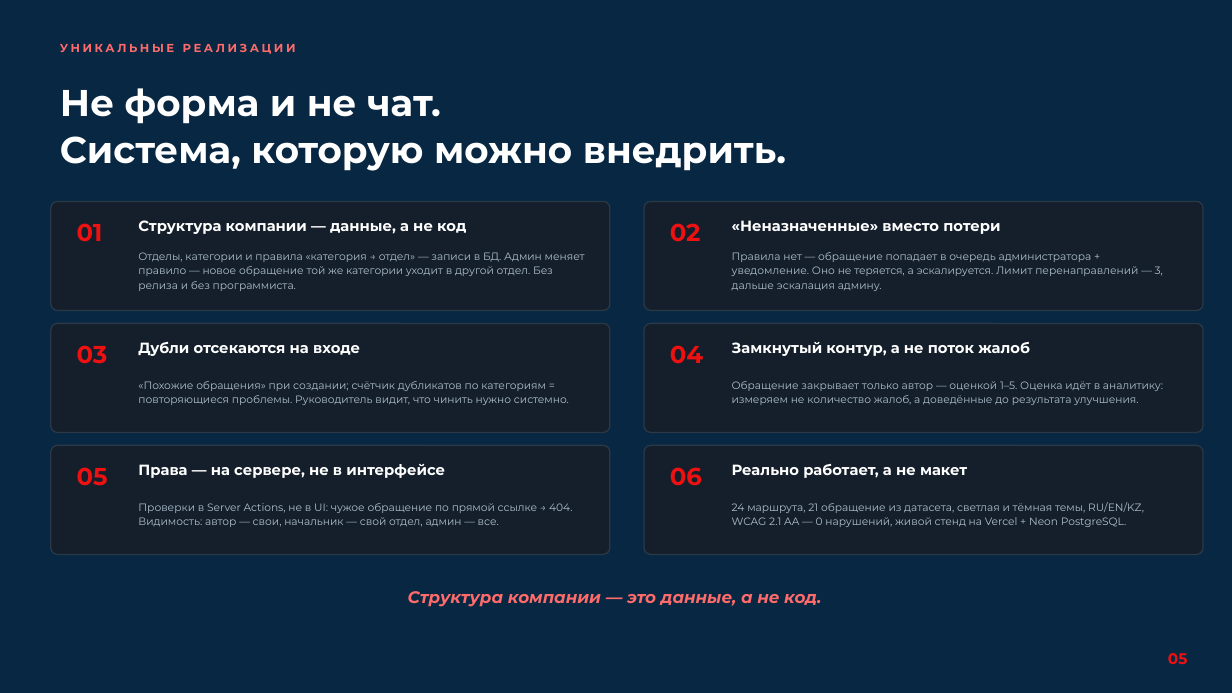
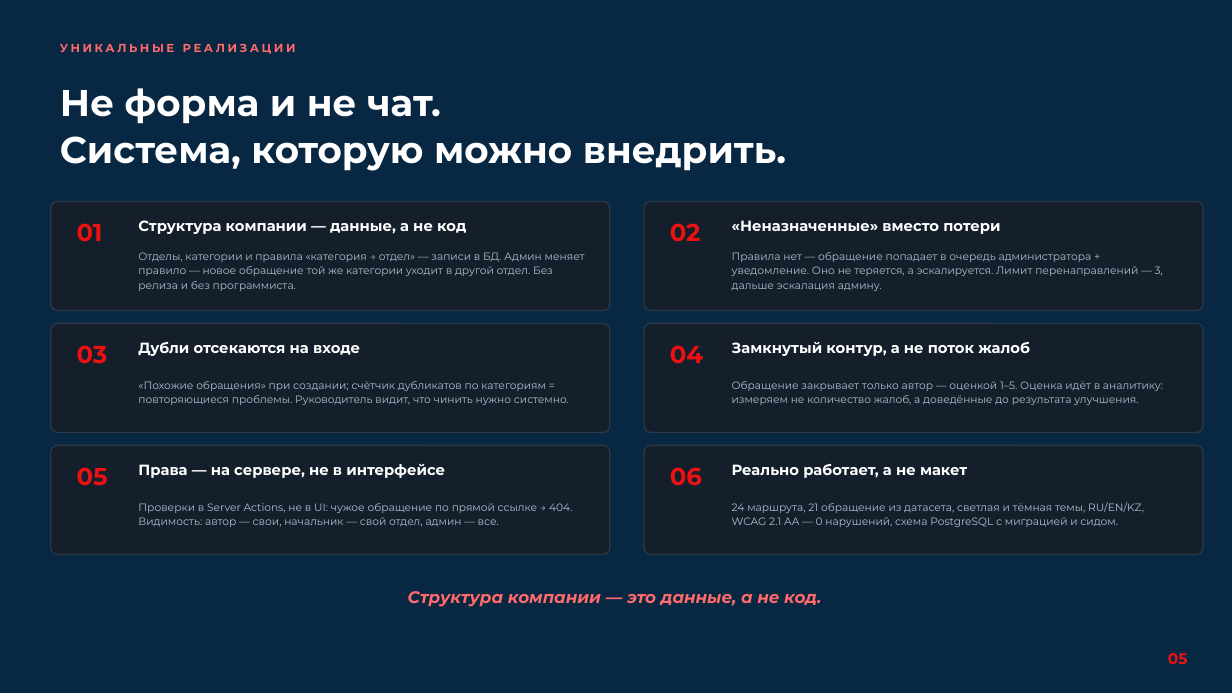
Before and after one commit to DENDORoff/otklik, a slide deck: slide 5 of ПИТЧ-ПРЕЗЕНТАЦИЯ.pptx. Drawn at 1232x693 pixels with LibreOffice and Linux fonts; fonts in the diff are those of the drawing. Boxes give left, top, right and bottom in pixels: in the first picture for what was removed or moved away, otherwise in the second. Text is boxed around its words. In the diff, an @@ line names an element or a change of style, - is before the commit and + after.

Commit message:
Портфолио: выведены из эксплуатации Vercel и Neon, осталась инструкция развёртывания

```diff
--- a/ПИТЧ-ПРЕЗЕНТАЦИЯ.pptx
+++ b/ПИТЧ-ПРЕЗЕНТАЦИЯ.pptx
@@ text at (732, 502, 1144, 527): text changed @@
-24 маршрута, 21 обращение из датасета, светлая и тёмная темы, RU/EN/KZ, WCAG 2.1 AA — 0 нарушений, живой стенд на Vercel + Neon PostgreSQL.
+24 маршрута, 21 обращение из датасета, светлая и тёмная темы, RU/EN/KZ, WCAG 2.1 AA — 0 нарушений, схема PostgreSQL с миграцией и сидом.
```
Also in this commit, not shown: 10 other slides changed, 16 other files.
